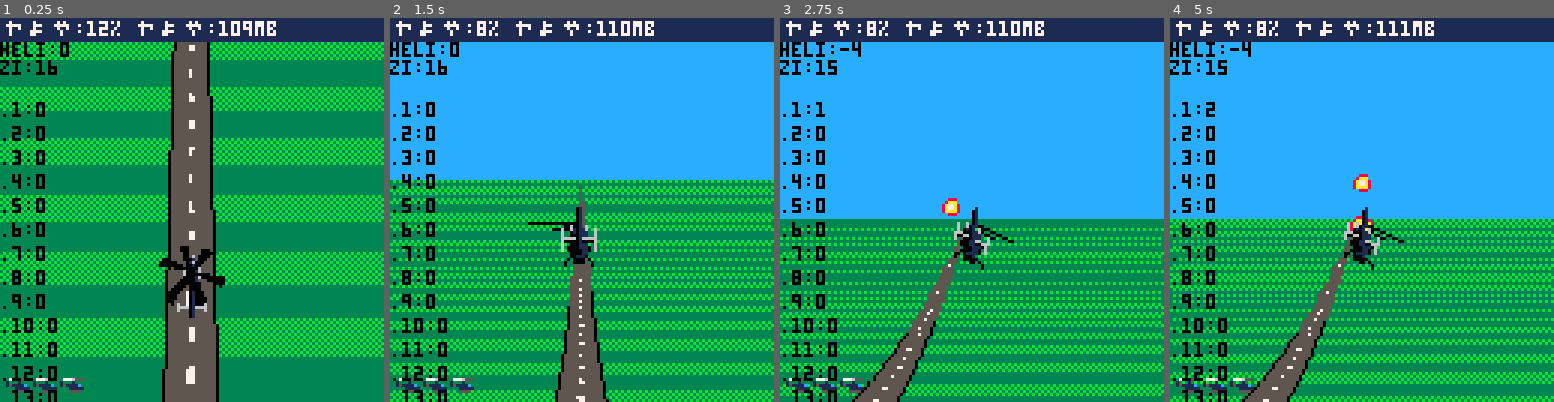
Above: before the commit, frames 1-4 (left to right).
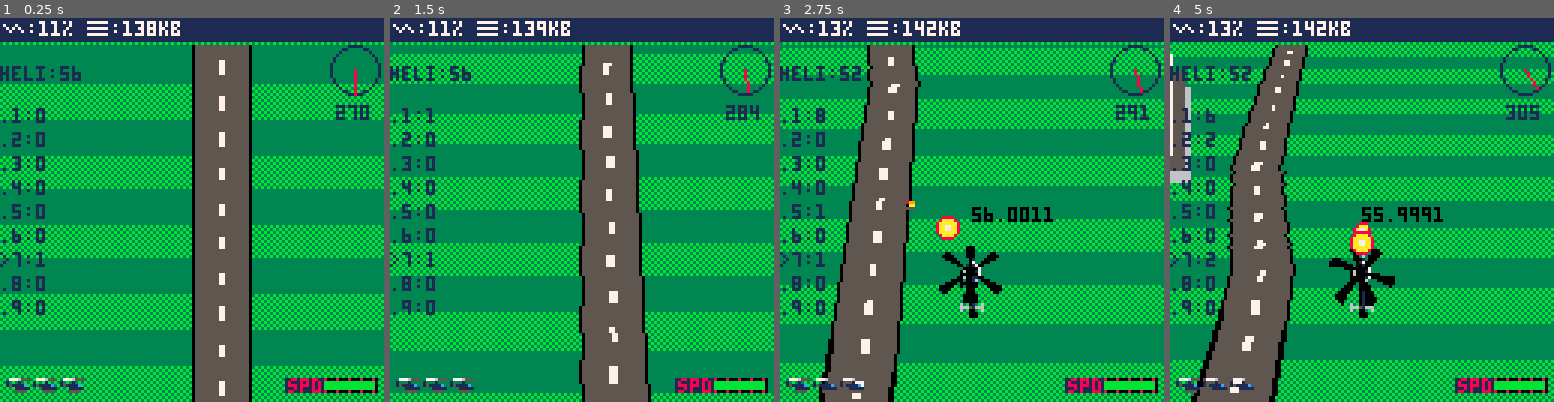
Above: after the commit, the same moments.

Repository: freds72/pico8
Game: PICO-8 cartridge carts/3d.p8
The game is run twice, just before and just after one commit, with the same random seed, the same clock (stepped at 60 frames per second) and the same inputs.
Inputs:
- Up to frame 1 (0.25 s): no input
- Up to frame 2 (1.5 s): tap X (X key) at 0.33, 1.07 s; tap O (Z key) at 0.7 s
- Up to frame 3 (2.75 s): hold Right 1.6-2.1 s; tap O (Z key) at 1.7, 2.1, 2.5 s; tap X (X key) at 1.85 s; hold Up 2.15-2.42 s; hold Right from 2.47 s (still down)
- Up to frame 4 (5 s): tap O (Z key) every 0.4 s from 2.9 to 4.9 s; tap X (X key) at 2.97, 4.08 s; release Right at 3.03 s; hold Left 3.08-3.58 s; hold Down 3.63-3.97 s; hold Right 4.02-4.68 s; hold Up from 4.73 s (still down)

The runs differ from the first frame. In frame 1, 45% of the frame differs, in the area x 0-100%, y 0-100%; in frame 2, 61%; in frame 3, 69%; in frame 4, 71%.

Commit message:
unified top/down and chase view

Diff:
--- a/carts/3d.p8
+++ b/carts/3d.p8
@@ -1,9 +1,7 @@
 pico-8 cartridge // http://www.pico-8.com
 version 8
 __lua__
-cam={}
-alpha=0
-beta=0.5
+cam=nil
 -- color ramps
 ramp={6,5}
 grass={0x33,0x33,0xb3,0x3b}
@@ -11,20 +9,18 @@
 blds={}
 blds_c=0
 -- floor constants
-flr_n=8
-flr_h=5
-flr_w=32
-flr_z=-64
-roof_z=flr_z+(flr_n-1)*flr_h
+flr_n=6
+flr_h=8
+flr_w=24
+flr_zmax=(flr_n-1)*flr_h
 -- camera
-focal=64
 hh=63
 hw=64
 -- heli settings
 heli={
 	x=0,
 	y=0,
-	z=0,
+	z=16,
 	zi=1,
 	vx=0,
 	vy=1,
@@ -32,6 +28,7 @@
 	hit=false,
 	safe_dly=0
 }
+heli_zmax=56
 heli_r2=12*12
 heli_rotor={128,131,134}
 heli_body={64,66,68}
@@ -68,7 +65,10 @@
 map_t=12
 map_i=0
 map_funcs={}
+road_offset={}
+
 -- splosions
+blasts={}
 
 -- fade ramp + screen manager
 _shex={["0"]=0,["1"]=1,
@@ -144,27 +144,73 @@
 function spawn_nop()
 end
 
+---------------------------
+---- camera ---------------
+cam_class={}
+function cam_class:new(focal,zfar)
+	local c={
+		x=0,
+		y=0,
+		z=0,
+		focal=focal,
+		zfar=zfar,
+		beta=0,
+		-- pico8 trig is inverted!
+		alpha=1-atan2(focal,hh)
+	}
+	c.cb=cos(c.beta)
+	c.sb=-sin(c.beta)
+	setmetatable(c, self)
+ self.__index = self
+	return c
+end
+function cam_class:update()
+	self.cb=cos(self.beta)
+	self.sb=-sin(self.beta)
+end
+function cam_class:is_top_down()
+	return self.beta>0.6 and self.beta<0.9
+end
+function cam_class:project(pos)
+	local cb,sb=self.cb,self.sb
+	local xe=pos.x-self.x
+	local y=pos.y-self.y
+	local z=pos.z-self.z
+	local ze=-(y*cb+z*sb)
+	-- invalid projection
+	if(ze<self.zfar or ze>=0) return {z=ze}
+	local w=-self.focal/ze
+	local ye=-y*sb+z*cb
+	return {x=hw+xe*w,y=hh-ye*w,z=ze,w=w}
+end
+function cam_class:track(pos)
+	self.x=pos.x
+	self.y=pos.y-self.cb*self.focal
+	self.z=pos.z-self.sb*self.focal
+end
+
 --------------------
 --- tank -----------
 tk_class={}
 tk_class.w=0
 function tk_class:update()
-	local z=flr_z-cam.z
-	self.w=-focal/z
-end
-
-function tk_class:draw()
-	local w=self.w
-	local zw,zh=tk_w*w,tk_h*w
-	local xe,ye=hw+(self.x-cam.x)*w,hh+(self.y-cam.y)*w
+	--local z=flr_z-cam.z
+	--self.w=-focal/z
+end
+function tk_class:draw(pos,i)
+	local we,he=tk_w*pos.w,tk_h*pos.w
 	if (self.hit==0) then
-		sspr(0,8,16,24,xe-zw/2,ye-zw/2,zw,zh)
+		if(cam:is_top_down()) then
+			sspr(0,8,16,24,pos.x-we/2,pos.y-we/2,we,he)
+		else
+			sspr(104,16,16,16,pos.x-8*pos.w,pos.y-8*pos.w,16*pos.w,16*pos.w)
+		end
 	else
-		sspr(32,96,32,24,xe-12*w,ye-16*w,32*w,24*w,band(t,1)==0,t%4==0)
+		sspr(32,96,32,24,pos.x-12*pos.w,pos.y-16*pos.w,32*w,24*w,band(t,1)==0,t%4==0)
 	end
 end
 function tk_class:blt_hit(blt)
-	if(blt.z<flr_z+0.25) then
+	if(blt.z<0.25) then
 		local dx,dy,d2
 		dx=blt.x-mid(blt.x,self.x-tk_w,self.x+tk_w)
 		dy=blt.y-mid(blt.y,self.y-tk_h,self.y+tk_h)
@@ -186,6 +232,7 @@
 	setmetatable(tk,{__index=tk_class})
 	tk.x=x
 	tk.y=y
+	tk.z=0
 	tk.dly=2*30+rnd(2*30)
 	tk.hit=0
 	tks_c+=1
@@ -193,12 +240,47 @@
 	return tk
 end
 
+---------------------
+--- blast -----------
+function draw_blast(self,pos)
+	local s=(self.t-t)/8
+	local we=s*self.width*pos.w
+	sspr(32,104,16,16,pos.x-we/2,pos.y-we/2,we,we,t%2==0,t%4==0)
+end
+function blasts:update()
+	for b in all(blasts) do
+		if(b.t<t) then
+			del(blasts,b)
+		else
+			b.y+=b.dy
+			b.z+=b.dz
+			zbuf:write(b)
+		end
+	end
+end
+function blasts:make(x,y,z,dy,dz,w,tmax)
+	local b={
+		x=x,
+		y=y,
+		z=z,
+		dy=dy or 0,
+		dz=dz or 0,
+		t=t+(tmax or 0.2)*30+rnd((tmax or 0.4)/2),
+		width=w or 32,
+		draw=draw_blast
+	}
+	add(blasts,b)
+	return b
+end
+
+---------------------
+--- player ----------
 heli_class={}
 setmetatable(heli,{__index=heli_class})
-function heli_class:draw()
+function heli_class:draw(pos)
 	if(heli.safe_dly>t and band(t,1)==0) return
 	local idx=mid(flr(self.vx),-1,1)+2
-	if(beta<0.60) then
+	if(cam:is_top_down()) then
 		spr(heli_body[idx],hw-8,hh+16,2,3)
 		spr(heli_rotor[t%3+1],hw-11,hh+13,3,3)
 	else
@@ -206,6 +288,7 @@
 		spr(heli_rotor3d[idx][1],hw-8+pos[1],hh+pos[2],2,1,pos[3],pos[4])
 		spr(heli_body3d[idx],hw-8,hh,2,3)
 	end
+	print(pos.z-cam.zfar,pos.x,pos.y,0)
 end
 function heli_class:die()
 	sfx(1)
@@ -229,41 +312,46 @@
 
 	if (btn(2)) self.z-=0.5
 	if (btn(3)) self.z+=0.5
-	self.z=mid(self.z,flr_z+1,0)
-
-	if((btn(5))) then
+	self.z=mid(self.z,0,heli_zmax)
+
+	if(btn(5)) then
 		self.vy-=0.25
 	else
 		self.vy+=max(0.1, 0.1*self.vy)
 	end
 	self.vy=mid(self.vy,0,1)
-	-- todo: inverse speed!
-	self.y+=-self.vy
-
-	self.zi=zbuf:write(nil,heli.z,self)
+	self.y+=self.vy
+
+	-- debug
+	if(btn(5)) then
+		cam.beta+=0.01
+		if(cam.beta>1) cam.beta=0
+	end
 
 	-- fire
 	if (btn(4) and blts_dly<=t and blts_c<blts_n) then
-		fire(self.x,self.y+16,self.z-0.5,-3,-4)
+		fire(self.x,self.y-16,self.z-0.5,3,-3)
 		blts_dly=t+2
 	end
 
-	cam.y=self.y
-	cam.x=self.x
-	cam.z=self.z+focal
+	-- cam world position
+	cam:track(self)
+	self.zi=zbuf:write(self)
+
 end
 function heli_class:resolve_collision()
 	-- just (re)spawned
 	if (self.safe_dly>=t) return
 	-- against buildings
-	if (self.z<roof_z) then
+	if (self.z<flr_zmax) then
 		local b,bx,by,x,y,dx,dy,d2
 		for i=1,blds_c do
 			b=blds[i]
 			bx=b.x-self.x
 			by=b.y-self.y
 			x=-1
-			y=24
+			y=-24
+			-- printh("bx:"..bx.." by:"..by)
 			dx=x-mid(x,bx-flr_w,bx+flr_w)
 			dy=y-mid(y,by-flr_w,by+flr_w)
 			-- avoid overflow :[
@@ -271,7 +359,7 @@
 			dy/=8
 			d2=dx*dx+dy*dy
 			if (d2<heli_r2/64) then
-				self:die()
+				--self:die()
 				b.touch=1
 				break
 			end
@@ -296,18 +384,18 @@
 ------------
 --- helo ---
 helo_class={}
-function helo_class:draw()
-	local z=self.z-cam.z
-	if(z>=0) return
-	local zh,zw,w
-	w=-focal/z
-	zw=helo_w*w
-	zh=helo_h*w
-	local xe,ye=hw+(self.x-cam.x)*w,hh+(self.y-cam.y)*w
-	if(self.hit==0) then
-		sspr(helo_body[band(t,1)+1],32,24,32,xe-zw/2,ye-zh/2,zw,zh)
+function helo_class:draw(pos)
+	local we,he=helo_w*pos.w,helo_h*pos.w
+	if(cam:is_top_down()) then
+		sspr(helo_body[band(t,1)+1],32,24,32,pos.x-we/2,pos.y-he/2,we,he)
 	else
-		sspr(32,96,32,24,xe-12*w,ye-16*w,32*w,24*w,band(t,1)==0,band(t,3)==0)
+		sspr(72,64,16,16,pos.x-8*pos.w,pos.y-8*pos.w,16*pos.w,16*pos.w)
+		--[[
+		if(t%2==0) then
+			sspr(64,120,16,8,pos.x-8*pos.w,pos.y-4*pos.w,16*pos.w,16*pos.w)
+			sspr(64,120,16,8,pos.x-16*pos.w,pos.y-4*pos.w,16*pos.w,16*pos.w,true)
+		end
+		]]
 	end
 end
 function helo_class:blt_hit(blt)
@@ -320,7 +408,7 @@
 	d2=dx*dx+dy*dy
 	if(d2<(blt_r2+helo_r2)/64) then
 		self.hit=1
-		self.dz=-16/30
+		blasts:make(self.x,self.y,self.z,0,-32/30,4,2)
 		sfx(1)
 		return true
 	end
@@ -328,10 +416,10 @@
 end
 
 function spawn_helo(x,y)
-	local h={x=x,y=y,z=flr_z,
-		dy=0,
-		dly=t+3*30+rnd(30),
-		dz=8/30,
+	local h={
+		x=x,y=y,z=0,
+		dy=0,dz=24/30,
+		dly=t+1.5*30+rnd(30),
 		hit=0}
 	setmetatable(h,{__index=helo_class})
 	helos_c+=1
@@ -340,21 +428,72 @@
 end
 
 -------------
---- floor ---
-floor_class={}
-function floor_class:draw(i,z,w)
-	local ze=flr_w*w
-	local xe,ye=hw+(self.x-cam.x)*w,hh+(self.y-cam.y)*w
-	if(i==flr_n) then
-		sspr(40,0,32,32,xe-ze,ye-ze,2*ze,2*ze)
+--- building ---
+bld_class={}
+function draw_flr(self,pos)
+	local we=flr_w*pos.w
+	if(self.i==1) then
+		-- shadow
+		local se=1.2*we
+		rectfill(pos.x-se,pos.y-se,pos.x+se,pos.y+se,3)
+	end
+	local x,y=pos.x-we,pos.y-we
+	local c=ramp[band(self.i,1)+1]
+	local k=flr(we/4+0.5)
+	we*=2
+ if(pos.y>64) then
+ 	rectfill(x,y,x+we,y+k,c)
+ else
+ 	rectfill(x,y+we-k,x+we,y+we,c)
+ end
+ if(pos.x<64) then
+ 	rectfill(x+we-k,y,x+we,y+we,c)
+ else
+ 	rectfill(x,y,x+k,y+we,c)
+ end
+end
+function draw_top_flr(self,pos,i)
+		local we=flr_w*pos.w
+		sspr(40,0,32,32,pos.x-we,pos.y-we,2*we,2*we)
+end
+function draw_slice(self,pos)
+	local we=flr_w*pos.w
+	local x,y=pos.x-we,pos.y-we
+	local c=ramp[band(self.i,1)+1]
+	local k=flr(we/4+0.5)
+	we*=2
+ if(pos.y>64) then
+ 	rectfill(x,y,x+we,y+k,c)
+ else
+ 	rectfill(x,y+we-k,x+we,y+we,c)
+ end
+ if(pos.x<64) then
+ 	rectfill(x+we-k,y,x+we,y+we,c)
+ else
+ 	rectfill(x,y,x+k,y+we,c)
+ end
+end
+function draw_front_slice(self,pos,i)
+		local we=flr_w*pos.w
+		sspr(72,0,32,32,pos.x-we,pos.y-we,2*we,2*we)
+end
+function spawn_building(x,y)
+	local b={
+		x=x,y=y,touch=0,
+		floors={}
+	}
+	if(cam:is_top_down()) then
+		for i=0,flr_n-1 do
+			add(b.floors,{x=x,y=y,z=i*flr_h,i=i,draw=draw_flr})
+		end
+		add(b.floors,{x=x,y=y,z=flr_n*flr_h,i=8,draw=draw_top_flr})
 	else
-		rectfill(xe-ze,ye-ze,xe+ze,ye+ze,ramp[band(i,1)+1])
-	end
-	print(i,xe,ye,0)
-end
-function spawn_building(x,y)
-	local b={x=x,y=y,touch=0}
-	setmetatable(b,{__index=floor_class})
+		for i=1,flr_n do
+			add(b.floors,{x=x,y=y+i*flr_h,z=0,i=i,draw=draw_slice})
+		end
+		add(b.floors,{x=x,y=y,z=0,i=8,draw=draw_front_slice})
+	end
+	setmetatable(b,{__index=bld_class})
 	blds_c+=1
 	blds[blds_c]=b
 	return b
@@ -364,42 +503,38 @@
 --- bullet ---
 blt_class={}
 function fire(x,y,z,dy,dz)
-	local b={
- 	x=x,
-		y=y,
-		z=max(flr_z,z),
-		dy=dy,
-		dz=dz,
-		t=t+3*30}
+	local b={}
 	setmetatable(b,{__index=blt_class})
+	b.x=x
+	b.y=y
+	b.z=max(z,0)
+	b.dy=dy
+	b.dz=dz
+	b.t=t+3*30
 	blts_c+=1
 	blts[blts_c]=b
 	sfx(3)
 	return b
 end
-function blt_class:draw()
-	local z=self.z-cam.z
-	if(z>=0) return
-	local ze,w
-	w=-focal/z
-	ze=flr(blt_w*w)+1
-	local xe,ye=hw+(self.x-cam.x)*w,hh+(self.y-cam.y)*w
-	sspr(6*8,4*8,8,8,xe-ze,ye-ze,2*ze,2*ze)
+function blt_class:draw(pos)
+	local we=flr(blt_w*pos.w)+1
+	sspr(6*8,4*8,8,8,pos.x-we,pos.y-we,2*we,2*we)
 end
 
 ---------------
 --- zbuffer ---
 zbuf_class={}
-function make_zbuf(n,h)
+function make_zbuf(n,dist)
 	local zb={
 		n=n, -- number of layers (+1)
-		h=h  -- dist between layers
+		h=dist  -- dist between layers
 	}
 	setmetatable(zb,{__index=zbuf_class})
 	for i=1,n+1 do
 		zb[i]={}
 		zb[i].n=0
 		zb[i].elts={}
+		zb[i].pos={}
 		zb[i].o=0
 		zb[i].objs={}
 	end
@@ -412,57 +547,37 @@
 		zb.o=0
 	end
 end
-function zbuf_class:write(o,z,elt)
-	local zi=mid(flr((z-flr_z)/self.h+0.5),1,self.n+1)
+function zbuf_class:write(obj,phy_obj,i)
+	local pos=cam:project(obj)
+	local zi=i or mid(flr((pos.z-cam.zfar)/self.h+0.5),1,self.n+1)
 	local zb=self[zi]
-	if (o) then
+	zb.n+=1
+	zb.elts[zb.n]=obj
+	zb.pos[zb.n]=pos
+	if (phy_obj) then
 		zb.o+=1
-		zb.objs[zb.o]=o
-	end
-	zb.n+=1
-	zb.elts[zb.n]=elt
+		zb.objs[zb.o]=phy_obj
+	end
 	return zi
 end
-function zbuf_class:writei(o,zi,elt)
-	local zb=self[zi]
-	if (o) then
-		zb.o+=1
-		zb.objs[zb.o]=o
-	end
-	zb.n+=1
-	zb.elts[zb.n]=elt
-	return zi
-end
 function zbuf_class:draw()
-	local z,w,zb
 	for i=1,self.n+1 do
-		z=(i-1)*self.h+flr_z-cam.z
-		if(z<0) then
-			w=-focal/z
-			zb=zbuf[i]
-			for j=1,zb.n do
-				zb.elts[j]:draw(i,z,w)
-			end
-		end
-	end
-end
-function zbuf_class:print(x,y)
-	print("heli:"..heli.z,x,y,0)
-	y+=6
-	print("zi:"..(mid(flr((heli.z-flr_z)/self.h+0.5),1,self.n+1)),x,y,0)
+		local zb=zbuf[i]
+		for j=1,zb.n do
+			local pos=zb.pos[j]
+			if(pos.w) zb.elts[j]:draw(pos,i)
+		end
+	end
+end
+function zbuf_class:print(x,y,c)
+	local col=c or 1
+	print("heli:"..heli.z,x,y,col)
 	y+=6
 	for i=1,self.n+1 do
 		local s="."
 		if(heli.zi==i) s=">"
-		print(s..i..":"..zbuf[i].n,x,y+i*8,0)
-	end
-end
-function zbuf:project(o)
-	local cb,sb=cos(beta),-sin(beta)
-	return {
-		x=o.x,
-		y=o.z*cb-o.y*sb,
-		z=o.z*sb+o.y*cb}
+		print(s..i..":"..zbuf[i].n,x,y+i*8,col)
+	end
 end
 
 top_down_game={}
@@ -471,46 +586,47 @@
 
 	heli:update()
 
+	cam:update()
+
 	-- pick world items
-	local h2map=flr(-heli.y/8)
-	if (map_t<=h2map) then
+	local h2map=flr(heli.y/8)
+	if (map_t<h2map) then
 		map_i+=1
 		map_t=h2map+8
 		for i=0,7 do
-			map_funcs[sget(map_i,56+i)+1](-96+192*i/8,cam.y-196)
+			map_funcs[sget(map_i,56+i)+1](-96+192*(i+1)/8,heli.y+128)
 		end
 	end
 
 	-- update buildings
-	n=blds_c
+	local n=blds_c
 	blds_c=0
 	for i=1,n do
 		local b=blds[i]
-		if (b.y-cam.y<196) then
+		if (b.y-heli.y>-128) then
 			b.touch=0
-			-- "fake" register in zbuf
-			for zi=1,flr_n do
-				zbuf:writei(nil,zi,b)
+			for zi=1,#b.floors do
+				--zbuf:write(b.floors[zi],nil,zi)
+				zbuf:write(b.floors[zi])
 			end
 			blds_c+=1
 			blds[blds_c]=b
 		end
 	end
-
 	-- update tanks
 	tk_class:update()
-	local n=tks_c
+	n=tks_c
 	tks_c=0
 	for i=1,n do
 		local tk=tks[i]
-		if (tk.y-cam.y<196 and tk.hit==0) then
+		if (tk.y-heli.y>-128 and tk.hit==0) then
 			if (tk.dly<=t) then
-				fire(tk.x,tk.y,flr_z+0.5,2,1)
+				fire(tk.x,tk.y,0.5,-2,1)
 				tk.dly=t+2*30+rnd(30)
 			end
 			tks_c+=1
 			tks[tks_c]=tk
-			zbuf:write(tk,flr_z,tk)
+			zbuf:write(tk,tk)
 		end
 	end
 
@@ -520,11 +636,11 @@
 	for i=1,n do
 		local h=helos[i]
 		if (h.dly<=t) h.z+=h.dz
-		if (h.y-cam.y<128 and h.z<0 and h.z>=flr_z) then
+		if (h.y-heli.y>-128 and h.hit==0) then
 		 helos_c+=1
 		 helos[helos_c]=h
 			--insert into zbuffer
-			zbuf:write(h,h.z,h)
+			zbuf:write(h,h)
 		end
 	end
 
@@ -534,39 +650,46 @@
 	for i=1,n do
 		local b=blts[i]
 		b.z+=b.dz
-		if (b.t>t and b.z>=flr_z) then
+		if (b.t>t and b.z>0) then
 			b.y+=b.dy
 			blts_c+=1
 			blts[blts_c]=b
 			--insert into zbuffer
-			b.zi=zbuf:write(nil,b.z,b)
-		end
-	end
+			b.zi=zbuf:write(b)
+		else
+			blasts:make(b.x,b.y,0,0,0,8)
+		end
+	end
+
+ -- updates splosions
+ blasts:update()
 
 	heli:resolve_collision()
 	blts_world_coll()
 end
 
 function draw_floor()
-	local da=alpha/hh
-	local a=beta-alpha
-	local a_fix=-alpha
+	local da=cam.alpha/hh
+	local a=cam.beta-cam.alpha
+	local a_fix=-cam.alpha
 	local imax=0
-	local z=flr_z-cam.z
+	local z=-cam.z
 	for i=-hh,hh do
-	 local ca=cos(a)
-		if(abs(ca)>0.01) then
+	 local sa=-sin(a)
+		if(abs(sa)>0.01) then
 		 local ca_fix=cos(a_fix)
-			local dist=z*ca_fix/ca
+			local dist=z*ca_fix/sa
 			if(dist>0) then
-			 	local sa=-sin(a)
+			 	local ca=cos(a)
 				-- find v coords
-				local w=focal/dist
-				local y=band(band(0x7fff,dist*sa+cam.y*0.75),31)
+				local w=cam.focal/dist
+				local ydist=dist*ca+heli.y
+				local y=band(band(0x7fff,ydist),31)
 				local c=band(band(flr(y/16),31),1)
 				memset(0x6000+(64-i)*64,grass[2*c+band(64-i,1)+1],64)
 				local ze=flr(32*w+0.5)
-				local xe=hw-cam.x*w
+				local xroad=4*road_offset[max(1,flr(ydist/8+0.5))]
+				local xe=hw+(xroad-cam.x)*w
 				local v=flr(y) --flr(ze/16)%32
 				-- mipmap selection
 				--if(ze<=16) then
@@ -576,13 +699,26 @@
 				--		sspr(48+16,band(v/2,7),8,1,64-ze/2,64-i,ze,1)
 				--	end
 				--else
-					sspr(24,band(v,15),16,1,xe-ze/2,64-i,ze,1)
+			 sspr(24,band(v,15),16,1,xe-ze/2,64-i,ze,1)
+				--[[
+				local dv=8/ze
+				local v=0
+				for xx=-ze/2,ze/2 do
+					local c=sget(max(0,ydist/32),56+v)
+					pset(xe+xx,64-i,c)
+					v+=dv
+				end
+				]]
 				--end
 				imax=64-i
 			end
 		end
 		a+=da
 		a_fix+=da
+	end
+	if(imax>=0) then
+		map(16,0,0,imax-8,16,3)
+		rectfill(0,0,127,imax-8,12)
 	end
 	-- draw heli shadow
 	--if (band(flr(t),1)==0) then
@@ -598,7 +734,7 @@
 	for j=1,blts_c do
 		local blt=blts[j]
 		-- against buildings
-		if (blt.z<roof_z) then
+		if (blt.z<flr_zmax) then
 			local b,dx,dy,d2
 			for i=1,blds_c do
 				b=blds[i]
@@ -610,6 +746,7 @@
 				if (d2<blt_r2/64) then
 				 blt.t=0
 				 b.touch=1
+				 blasts:make(blt.x,blt.y,blt.z,0,0,8)
 				 break
 				end
 			end
@@ -619,9 +756,9 @@
 		for i=1,zb.o do
 			local o=zb.objs[i]
 			if (o:blt_hit(blt)) then
-		 	blt.t=0
-		 	break
-		 end
+		 		blt.t=0
+		 		break
+		 	end
 		end
 	end
 end
@@ -643,7 +780,7 @@
 		x=b.x-cam.x
 		y=b.y-cam.y
 		x+=hw
-		y+=hh
+		y=hh-y
 		if(b.touch==1) then
 			rectfill(x-ze,y-ze,x+ze,y+ze,10)
 		else
@@ -658,7 +795,7 @@
 		x=b.x-cam.x
 		y=b.y-cam.y
 		x+=hw
-		y+=hh
+		y=hh-y
 		circ(x,y,blt_w,12)
 		print(b.zi,x+blt_w,y,0)
 	end
@@ -674,11 +811,16 @@
 	rectfill(x+13,y+1,x+13+16*heli.vy,y+3,11)
 
 	print("spd",x+1,y,8)
+
+	circ(118,17,8,1)
+	line(118,17,118+8*cam.cb,17-8*cam.sb,8)
+	print(flr(360*cam.beta),118-6,17+12,1)
 end
 
 function top_down_game:draw()
 	palt(0,false)
 	draw_floor()
+	--cls(0)
 	palt(3,true)
 	zbuf:draw()
 	for i=0,heli.lives-1 do
@@ -687,13 +829,27 @@
 	palt()
 
 	rectfill(0,0,127,7,1)
-	print("\150:"..flr(100*stat(1)+0.5).."% \152:"..flr(stat(0)+0.5).."kbkb",1,1,7)
+	print("\150:"..flr(100*stat(1)+0.5).."% \152:"..flr(stat(0)+0.5).."kb",1,1,7)
 	self:draw_spd(95,120)
 	--print("blds:"..blds_c,0,16,12)
 	--print("tks :"..tks_c,0,24,12)
 	--print_map(0,32)
-	--zbuf:print(0,16)
+	zbuf:print(0,16,1)
 	--debug_draw()
+end
+
+function road_avg(u,du)
+	local xavg=0
+	for i=1,8 do
+		for j=0,7 do
+			if(sget(u,j)==5) then
+				xavg+=j+1
+				break
+			end
+		end
+		u+=du
+	end
+	return 4-xavg/8
 end
 
 function top_down_game:init()
@@ -703,9 +859,9 @@
 	cam.x=0
 	cam.y=0
 	cam.z=0
-	cam.topdown=true
-
-	zbuf=make_zbuf(flr_n,flr_h)
+	cam.beta=0.75
+	--zbuf=make_zbuf(flr_n,flr_h)
+ zbuf=make_zbuf(8,flr_h)
 
 	for i=1,15 do
 		map_funcs[i]=spawn_nop
@@ -715,12 +871,26 @@
 	map_funcs[7+1]=spawn_building
 	map_funcs[8+1]=spawn_helo
 
+	-- scan map
+	local du=1/32
+	local u=0
+	for i=1,6*8*32 do
+		add(road_offset,road_avg(u,du))
+		u+=du
+	end
+
+	--[[
+	spawn_building(0,0)
+	spawn_building(-48,56)
+	spawn_building(48,56)
+	]]
+
 	-- sounds
 	sfx(4)
 
 	heli.x=0
 	heli.y=0
-	heli.z=0
+	heli.z=heli_zmax
 	heli.lives=3
 	heli.hit=false
 	heli.safe_dly=t+3*30
@@ -747,12 +917,14 @@
 	print("�:"..flr(100*stat(1)+0.5).."% �:"..flr(stat(0)+0.5).."mb",1,1,7)
 end
 function chase_game:update()
-	if(beta<0.75) beta+=0.005
+	if(cam.beta<0.75) cam.beta+=0.005
 
 	-- clear zbuf
 	zbuf:clear()
 
 	heli:update()
+
+	cam:update()
 
 	-- update bullets
 	local n=blts_c
@@ -917,11 +1089,138 @@
 	sm:draw()
 end
 function _init()
-	sm:push(chase_game)
-
-	-- pico8 trig is inverted!
-	alpha=1-atan2(focal,hh)
-end
+	cam=cam_class:new(96,-96-heli_zmax)
+	sm:push(top_down_game)
+end
+…(129 lines of a section not shown)…
 
 
 
Not shown, changed: 192 lines of the sprite sheet (__gfx__) section of carts/3d.p8
Not shown, changed: the thumbnail (__label__) section of carts/3d.p8
Not shown, changed: the music (__music__) section of carts/3d.p8
Not shown, changed: the sound effects (__sfx__) section of carts/3d.p8
